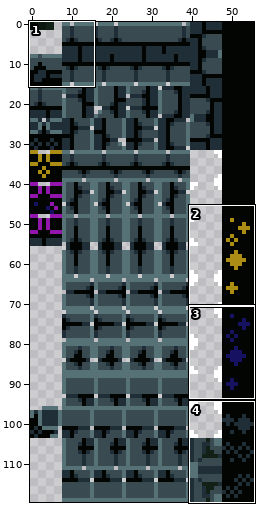
Sprite sheet: sprites/spr_library_foreground_tileset_1/5df16ced-cdd5-45dd-8b7f-25ed065bba6c.png. Above, an overview of the earlier version with the close-up marked.
Close-up. First the earlier version:
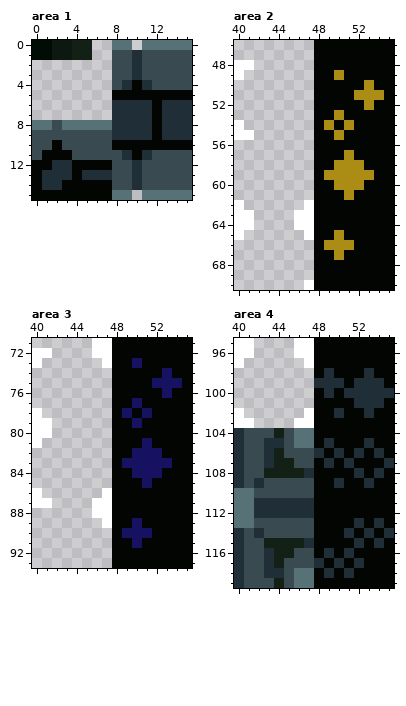
The file is 56x120 pixels. Shown: area 1: x 0..15, y 0..15; area 2: x 40..55, y 46..70; area 3: x 40..55, y 71..93; area 4: x 40..55, y 95..119.
The result:
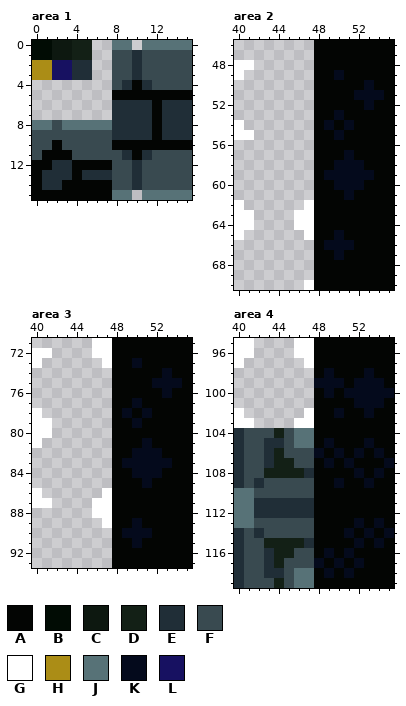
Palette (. is transparent): A #030503  B #010c04  C #0d1810  D #132016  E #202e37  F #394a50  G #ffffff  H #ab8d16  J #577277  K #040a1c  L #171161
What changed:
--- area 1
@@ x 0..7 @@
  1 BBCCDD..
- 2 ........
- 3 ........
+ 2 HHLLEE..
+ 3 HHLLEE..
  4 ........
--- area 2
@@ x 47..55 @@
 48 .AAAAAAAA
-49 .AAHAAAAA
-50 .AAAAAHAA
-51 .AAAAHHHA
-52 .AAAAAHAA
-53 .AAHAAAAA
-54 .AHAHAAAA
-55 .AAHAAAAA
+49 .AAKAAAAA
+50 .AAAAAKAA
+51 .AAAAKKKA
+52 .AAAAAKAA
+53 .AAKAAAAA
+54 .AKAKAAAA
+55 .AAKAAAAA
 56 .AAAAAAAA
-57 .AAAHAAAA
-58 .AAHHHAAA
-59 .AHHHHHAA
-60 .AAHHHAAA
-61 .AAAHAAAA
+57 .AAAKAAAA
+58 .AAKKKAAA
+59 .AKKKKKAA
+60 .AAKKKAAA
+61 .AAAKAAAA
 62 GAAAAAAAA
@@ x 47..53 @@
 64 GAAAAAA
-65 GAAHAAA
-66 .AHHHAA
-67 .AAHAAA
+65 GAAKAAA
+66 .AKKKAA
+67 .AAKAAA
 68 .AAAAAA
--- area 3
@@ x 47..55 @@
 72 GAAAAAAAA
-73 GAALAAAAA
-74 .AAAAALAA
-75 .AAAALLLA
-76 .AAAAALAA
-77 .AALAAAAA
-78 .ALALAAAA
-79 .AALAAAAA
+73 GAAKAAAAA
+74 .AAAAAKAA
+75 .AAAAKKKA
+76 .AAAAAKAA
+77 .AAKAAAAA
+78 .AKAKAAAA
+79 .AAKAAAAA
 80 .AAAAAAAA
-81 .AAALAAAA
-82 .AALLLAAA
-83 .ALLLLLAA
-84 .AALLLAAA
-85 .AAALAAAA
+81 .AAAKAAAA
+82 .AAKKKAAA
+83 .AKKKKKAA
+84 .AAKKKAAA
+85 .AAAKAAAA
 86 GAAAAAAAA
@@ x 47..53 @@
 88 GAAAAAA
-89 GAALAAA
-90 .ALLLAA
-91 .AALAAA
+89 GAAKAAA
+90 .AKKKAA
+91 .AAKAAA
 92 .AAAAAA
--- area 4
@@ x 46..55 @@
  97 .GAAAAAAAA
- 98 ..AEAAAEAA
- 99 ..EEEAEEEA
-100 ..AEAEEEEE
-101 ..AAAAEEEA
-102 .GAAEAAEAA
+ 98 ..AKAAAKAA
+ 99 ..KKKAKKKA
+100 ..AKAKKKKK
+101 ..AAAAKKKA
+102 .GAAKAAKAA
 103 GGAAAAAAAA
 104 JJAAAAAAAA
-105 JJAEAAAEAA
-106 FFEAEAEAEA
-107 FFAEAEAAAE
-108 DEAAAAEAEA
-109 FFAAEAAEAA
+105 JJAKAAAKAA
+106 FFKAKAKAKA
+107 FFAKAKAAAK
+108 DEAAAAKAKA
+109 FFAAKAAKAA
 110 FFAAAAAAAA
@@ x 46..55 @@
 112 EEAAAAAAAA
-113 FFAAAAEAEA
-114 FFAAAEAEAE
-115 DEAAAAEAEA
-116 FFAEAEAAAA
-117 FFEAEAEAAA
-118 JJAEAEAAAA
+113 FFAAAAKAKA
+114 FFAAAKAKAK
+115 DEAAAAKAKA
+116 FFAKAKAAAA
+117 FFKAKAKAAA
+118 JJAKAKAAAA
 119 JJAAAAAAAA
